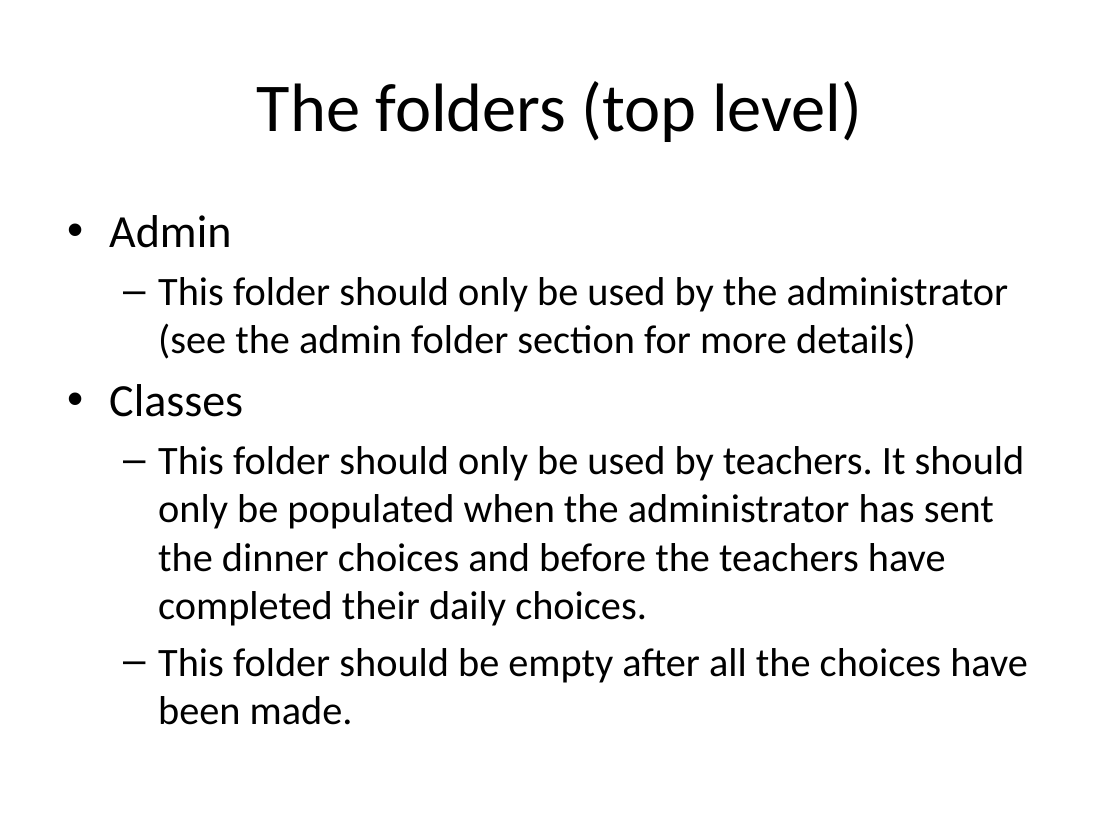
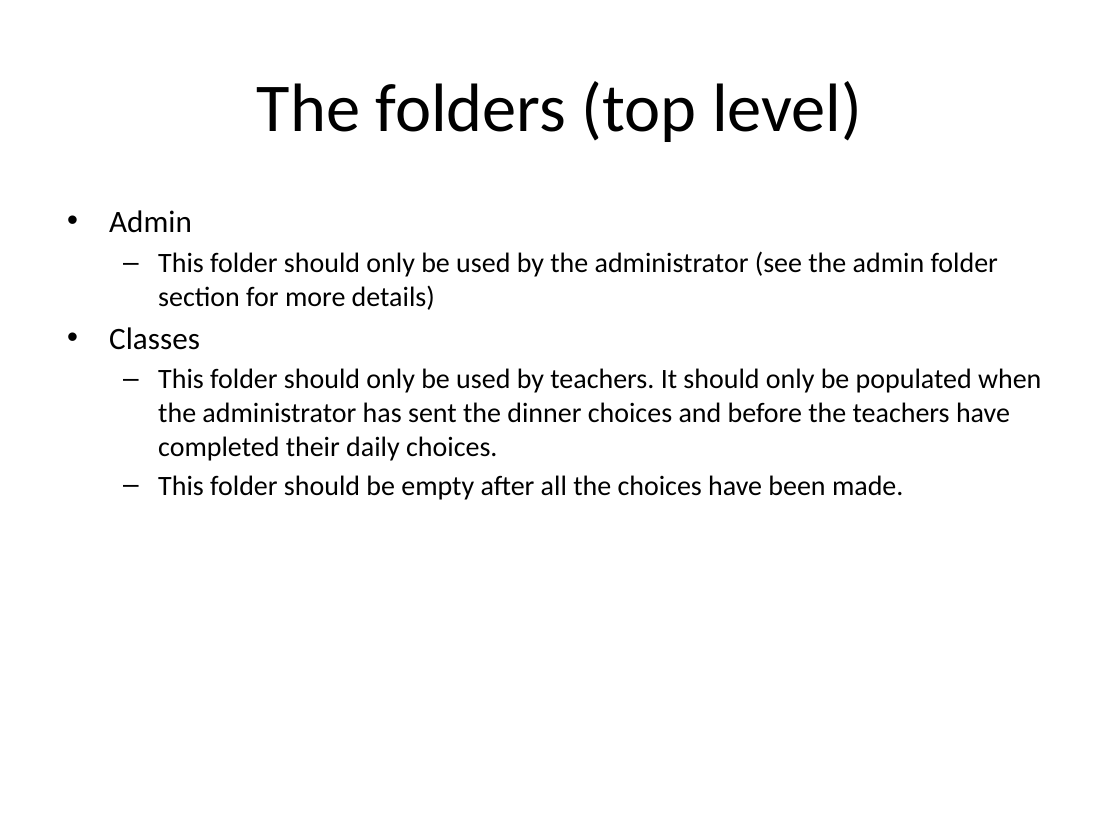
Before and after one commit to asfcarter/dinner_choices, a slide deck: slide 6 of Admin/User guides/Developers_guide.pptx. Drawn at 1120x840 pixels with LibreOffice and Linux fonts; fonts in the diff are those of the drawing. Boxes give left, top, right and bottom in pixels: in the first picture for what was removed or moved away, otherwise in the second. Text is boxed around its words. In the diff, an @@ line names an element or a change of style, - is before the commit and + after.

```diff
--- a/Admin/User guides/Developers_guide.pptx
+++ b/Admin/User guides/Developers_guide.pptx
@@ text "Admin" at (x1=109, y1=210, x2=1041, y2=500): size 29.6 to 20 pt in "Admin", "Classes"; size 25.9 to 18 pt; less space between paragraphs @@
```
Also in this commit, not shown: 2 other slides changed, 1 slide added, 2 other files.
